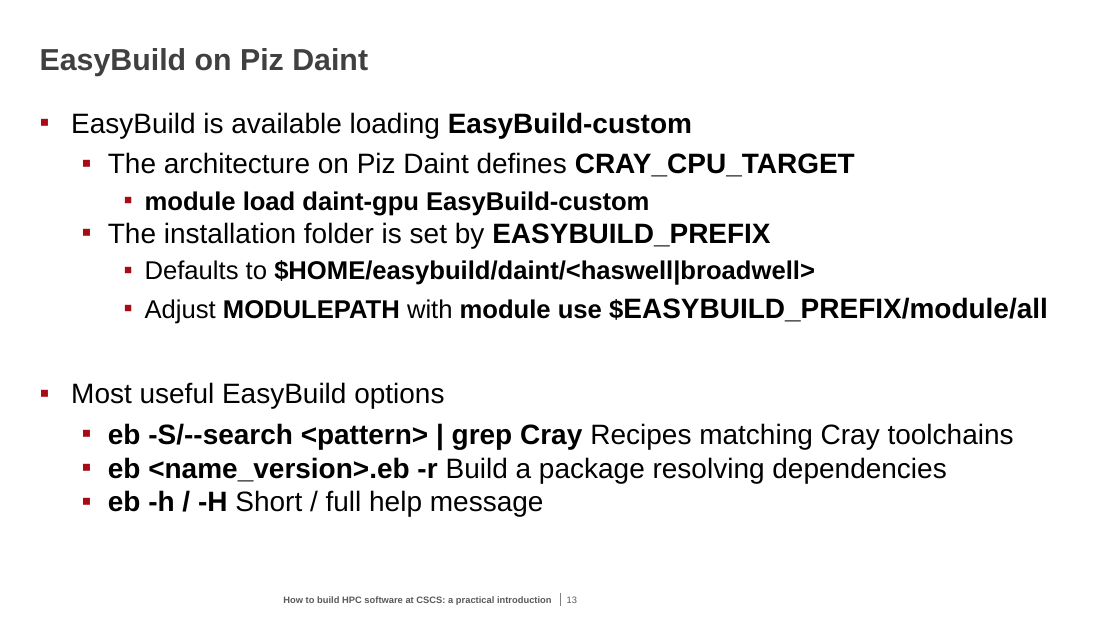
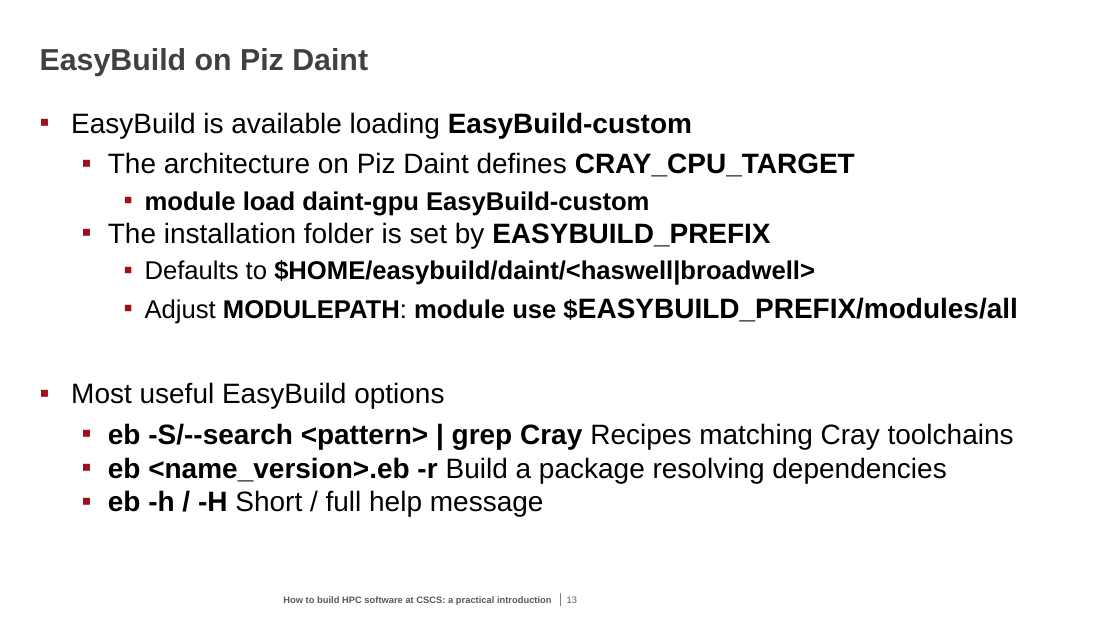
Before and after one commit to eth-cscs/UserLabDay, a slide deck: slide 13 of 2022/how_to_build_software/how_to_build_software.pptx. Drawn at 1120x630 pixels with LibreOffice and Linux fonts; fonts in the diff are those of the drawing; background and template pictures are left out. Boxes give left, top, right and bottom in pixels: in the first picture for what was removed or moved away, otherwise in the second. Text is boxed around its words. In the diff, an @@ line names an element or a change of style, - is before the commit and + after.

Commit message:
Add files via upload
Fix typos in slides

```diff
--- a/2022/how_to_build_software/how_to_build_software.pptx
+++ b/2022/how_to_build_software/how_to_build_software.pptx
@@ text at [145,297,1018,324]: text changed; size 22 to 24 pt @@
-    ▪ Adjust MODULEPATH with module use $EASYBUILD_PREFIX/module/all
+    ▪ Adjust MODULEPATH: module use $EASYBUILD_PREFIX/modules/all
```
Also in this commit, not shown: 6 other slides changed, 1 slide removed.
